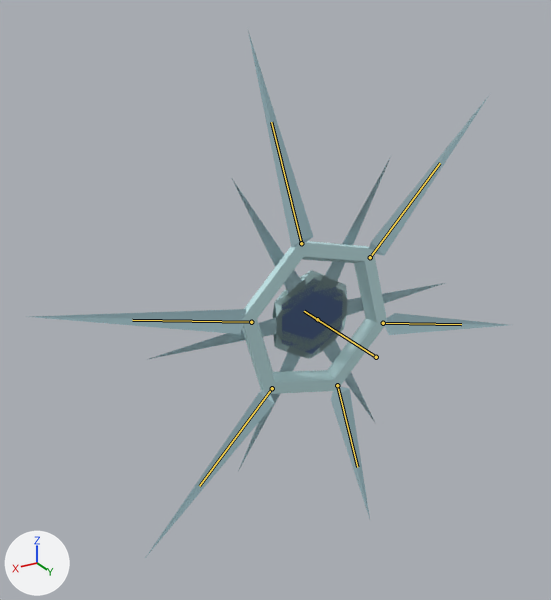
The glTF model glb_imports/SnowflakeEntity.glb as it was, and as the next commit left it.
Rendered twice from a 50 mm lens placed at (4.6, 6.61, 3.74), pointed at (0.36, -0.46, 0.2). Arrows for +X, +Y and +Z are at lower left; the lights stay in place. The picture after the commit comes second. Both versions are drawn at frame 60 of the action 'RotateSlow1Seg'; the numbers are the values there. The bones that bend it are drawn over the model as lines.

In view in the first picture: 'BackLeft', 'BackRight', 'CentralEye0', 'CentralEye1', 'CentralEye2', 'CentralEye3', 'FacePlate', 'FrontLeft', 'FrontRight', 'MiddleLeft', 'MiddleRight'.
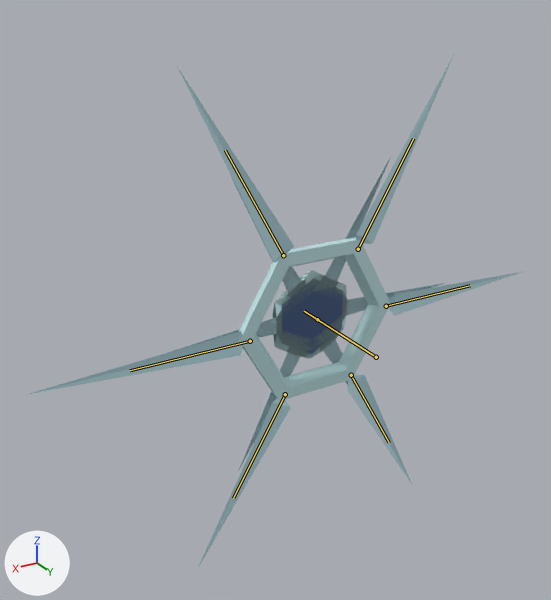
Boxes (x1, y1, x2, y2) around the edits, measured in the pictures (551 x 600 px):
```json
{"object": "FacePlate", "change": "posed", "before": [242, 241, 387, 394], "after": [239, 237, 390, 400], "on screen": "6% taller"}
{"object": "FrontLeft", "change": "posed", "before": [248, 31, 313, 248], "after": [178, 68, 294, 263], "on screen": "77% wider, 10% shorter"}
{"object": "MiddleLeft", "change": "posed", "before": [32, 309, 246, 334], "after": [26, 331, 242, 395], "on screen": "150% taller"}
{"object": "FrontRight", "change": "posed", "before": [369, 94, 490, 256], "after": [356, 55, 454, 244], "on screen": "19% narrower, 17% taller"}
{"object": "BackLeft", "change": "posed", "before": [145, 390, 275, 558], "after": [197, 398, 291, 570], "on screen": "27% narrower"}
{"object": "MiddleRight", "change": "posed", "before": [385, 313, 508, 335], "after": [388, 271, 525, 316], "on screen": "11% wider, 100% taller"}
{"object": "BackRight", "change": "posed", "before": [331, 387, 370, 519], "after": [347, 375, 412, 484], "on screen": "65% wider, 17% shorter"}
```

Scene script edits in JSON lines:
```json
{"block": "bone_bone_001", "where": "bone_bone_001 = bpy.data.objects['Armature'].pose.bones['Bone.001']"}
{"op": "set", "path": "bone_bone_001.rotation_quaternion", "old": "(0.991, 0.0, -0.137, 0.0)", "new": "(0.968, 0.0, -0.253, 0.0)", "note": "degrees (0, -16, 0) -> degrees (0, -29, 0)"}
```
